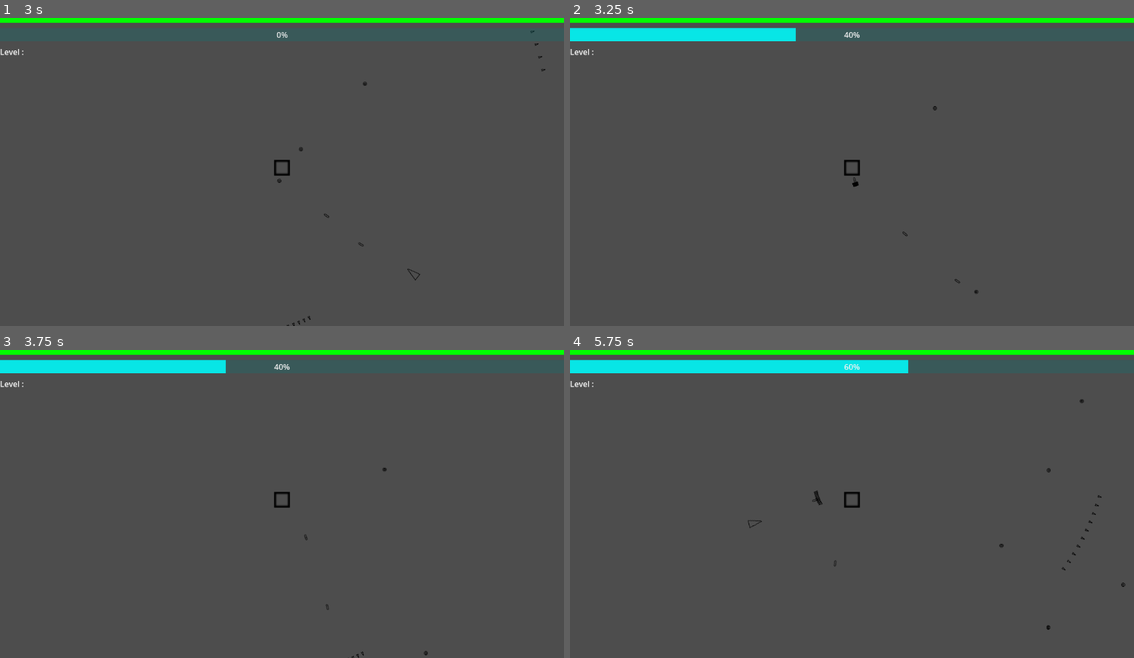
Above: before the commit, frames 1-4 (two rows, left to right).
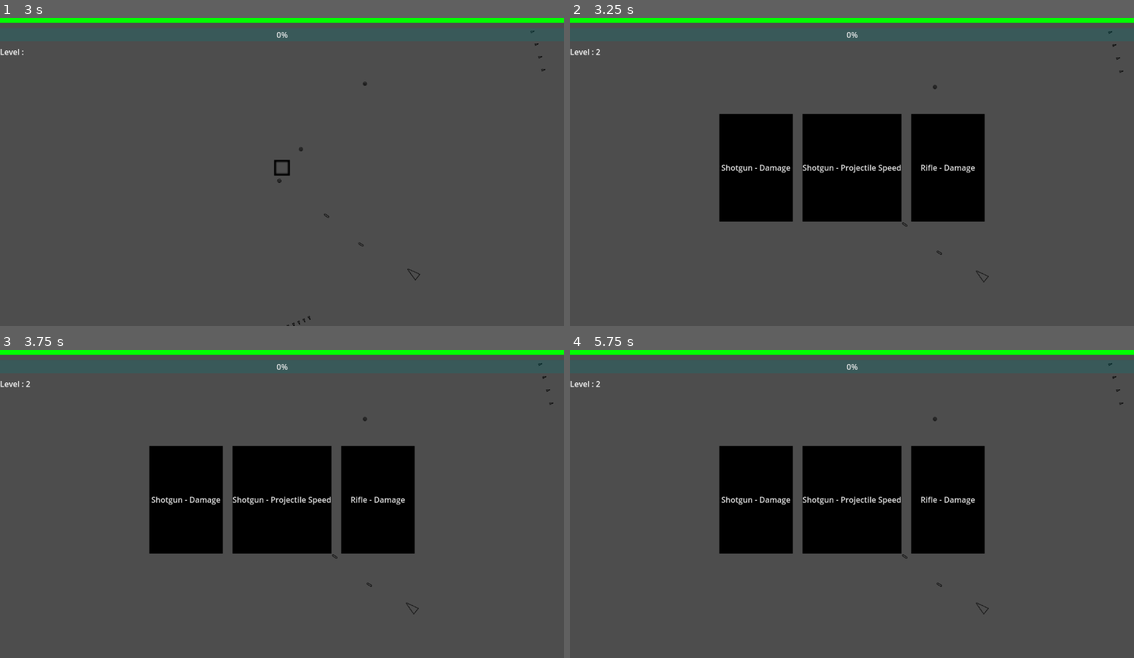
Above: after the commit, the same moments.

Repository: ROKAMETISM/Composition-Based-Practice-1
Game: Godot game, scene res://Scenes/main_game.tscn
The game is run twice, just before and just after one commit, with the same random seed, the same clock (stepped at 60 frames per second) and the same inputs.
Inputs:
- Up to frame 1 (3 s): tap Enter at 0.5 s; hold D (move_right) 0.53-1.28 s; hold S (move_down) 1.28-2.03 s; hold D (move_right) 2.03-2.78 s; hold W (move_up) from 2.78 s (still down)
- Up to frame 2 (3.25 s): keep holding W (move_up)
- Up to frame 3 (3.75 s): tap Space at 3.5 s; release W (move_up) at 3.53 s; hold A (move_left) from 3.53 s (still down)
- Up to frame 4 (5.75 s): release A (move_left) at 5.03 s; hold S (move_down) from 5.03 s (still down)

Frame 1 is identical in both runs. In frame 2, 17% of the frame differs, in the area x 0-99%, y 3-90%; in frame 3, 17%; in frame 4, 18%, in the area x 0-99%, y 3-91%.

Commit message:
Implement LevelUpMenu

Diff:
--- a/Scenes/level_up_menu.tscn
+++ b/Scenes/level_up_menu.tscn
@@ -18,11 +18,7 @@
 anchor_top = 0.5
 anchor_right = 0.5
 anchor_bottom = 0.5
-offset_left = -20.0
-offset_top = -20.0
-offset_right = 20.0
-offset_bottom = 20.0
 grow_horizontal = 2
 grow_vertical = 2
-theme_override_constants/separation = 30
+theme_override_constants/separation = 20
 alignment = 1
--- a/Scenes/main_game.tscn
+++ b/Scenes/main_game.tscn
@@ -1,9 +1,10 @@
-[gd_scene load_steps=5 format=3 uid="uid://dgr0dd1dach8x"]
+[gd_scene load_steps=6 format=3 uid="uid://dgr0dd1dach8x"]
 
 [ext_resource type="PackedScene" uid="uid://bejba3b2jdo48" path="res://Scenes/level.tscn" id="1_l756w"]
 [ext_resource type="Script" uid="uid://cf1im1bh3u7tx" path="res://Scripts/main_game.gd" id="1_pu3va"]
 [ext_resource type="PackedScene" uid="uid://ebsl77nbjexh" path="res://Scenes/hud.tscn" id="3_0e3vx"]
 [ext_resource type="Script" uid="uid://dm1nr0e8rwjhf" path="res://Scripts/ui.gd" id="3_6j5ir"]
+[ext_resource type="Script" uid="uid://cq4brj33rip5r" path="res://Scripts/menu.gd" id="5_mgc0q"]
 
 [node name="MainGame" type="Node2D"]
 script = ExtResource("1_pu3va")
@@ -24,3 +25,4 @@
 anchor_bottom = 0.5
 grow_horizontal = 2
 grow_vertical = 2
+script = ExtResource("5_mgc0q")
--- a/Scenes/upgrade_card.tscn
+++ b/Scenes/upgrade_card.tscn
@@ -1,11 +1,14 @@
-[gd_scene load_steps=2 format=3 uid="uid://cyorv468553vi"]
+[gd_scene load_steps=3 format=3 uid="uid://cyorv468553vi"]
 
 [ext_resource type="Theme" uid="uid://g6na1d3fpjv7" path="res://upgrade_card_theme.tres" id="1_7wruj"]
+[ext_resource type="Script" uid="uid://b6lql052lxwkq" path="res://Scripts/upgrade_card.gd" id="2_5at7e"]
 
 [node name="UpgradeCard" type="Button"]
+custom_minimum_size = Vector2(150, 220)
 offset_right = 150.0
 offset_bottom = 220.0
 grow_horizontal = 2
 grow_vertical = 2
 theme = ExtResource("1_7wruj")
 text = "UpgradeName"
+script = ExtResource("2_5at7e")
--- a/Scripts/level_up_menu.gd
+++ b/Scripts/level_up_menu.gd
@@ -13,8 +13,10 @@
 		c.queue_free()
 
 	# Spawn new cards
+	var i := 0
 	for choice in upgrade_choices:
 		var card = upgrade_card_scene.instantiate()
-		card.set_upgrade_data(choice)  # a function you define in UpgradeCard.gd
+		card.set_upgrade_data(i, choice)  # a function you define in UpgradeCard.gd
 		card_container.add_child(card)
+		i += 1
 	get_tree().paused = true  # optional pause
--- a/Scripts/main_game.gd
+++ b/Scripts/main_game.gd
@@ -2,8 +2,10 @@
 
 @onready var player = $Level/Player
 @onready var hud = $UI/HUD
+@onready var menu = $UI/Menu
 
 func _ready():
 	player.player_hp_changed.connect(hud.update_hp)
 	player.player_xp_changed.connect(hud.update_xp)
 	player.player_level_changed.connect(hud.update_level)
+	player.upgrade_choices.connect(menu.create_level_up)
--- /dev/null
+++ b/Scripts/menu.gd
@@ -0,0 +1,9 @@
+extends Control
+
+var inst_LevelUpMenu
+const LEVELUPMENU = preload("uid://dknot45ve4a62")
+
+func create_level_up(picked_upgrades : Array) -> void:
+	inst_LevelUpMenu = LEVELUPMENU.instantiate()
+	add_child(inst_LevelUpMenu)
+	inst_LevelUpMenu.show_upgrades(picked_upgrades)
--- a/Scripts/player.gd
+++ b/Scripts/player.gd
@@ -3,13 +3,14 @@
 @export var speed := 200.0
 @export var player_initial_hp := 100
 @export var player_max_hp := player_initial_hp
-var current_xp := 0
+var current_xp := 4
 var level := 1
 var xp_for_next_level := 5
 
 signal player_hp_changed(new_hp, hp_max)
 signal player_xp_changed(new_xp, xp_max)
 signal player_level_changed(new_level)
+signal upgrade_choices(upgrades : Array)
 
 func _ready() -> void:
 	var hpcomponent = $HPComponent
@@ -43,9 +44,8 @@
 	var copy = $WeaponManager.available_upgrades.duplicate()
 	copy.shuffle()
 	var picked_upgrades = copy.slice(0, 3)
-	var rand_num = randi_range(0, 3)
 	print("picked upgrades : " + str(picked_upgrades))
-	print("picked num : " + str(rand_num))
+	upgrade_choices.emit(picked_upgrades)
 
 func hp_updated(current_hp, hp_delta) -> void:
 	player_hp_changed.emit(current_hp, player_max_hp)
--- /dev/null
+++ b/Scripts/upgrade_card.gd
@@ -0,0 +1,7 @@
+extends Button
+
+var index : int
+
+func set_upgrade_data(new_index, upgrade_data) -> void:
+	index = new_index
+	text = upgrade_data[0].weapon_name + " - " + upgrade_data[1]
Not shown, added: Scripts/menu.gd.uid
Not shown, added: Scripts/upgrade_card.gd.uid
